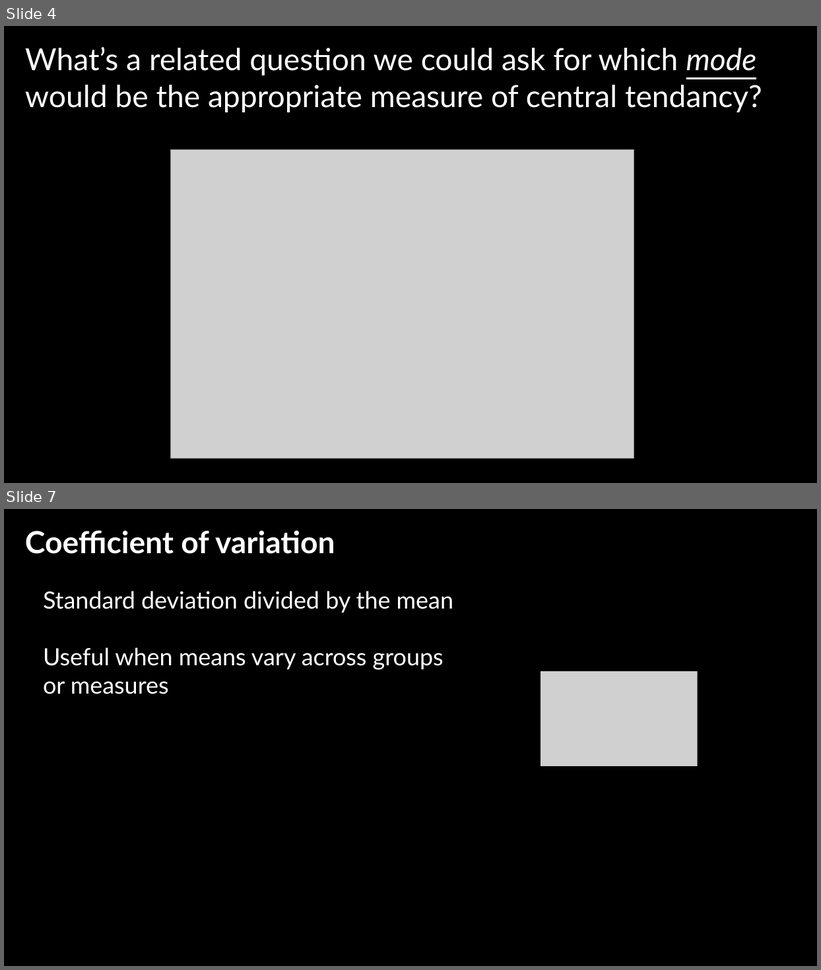
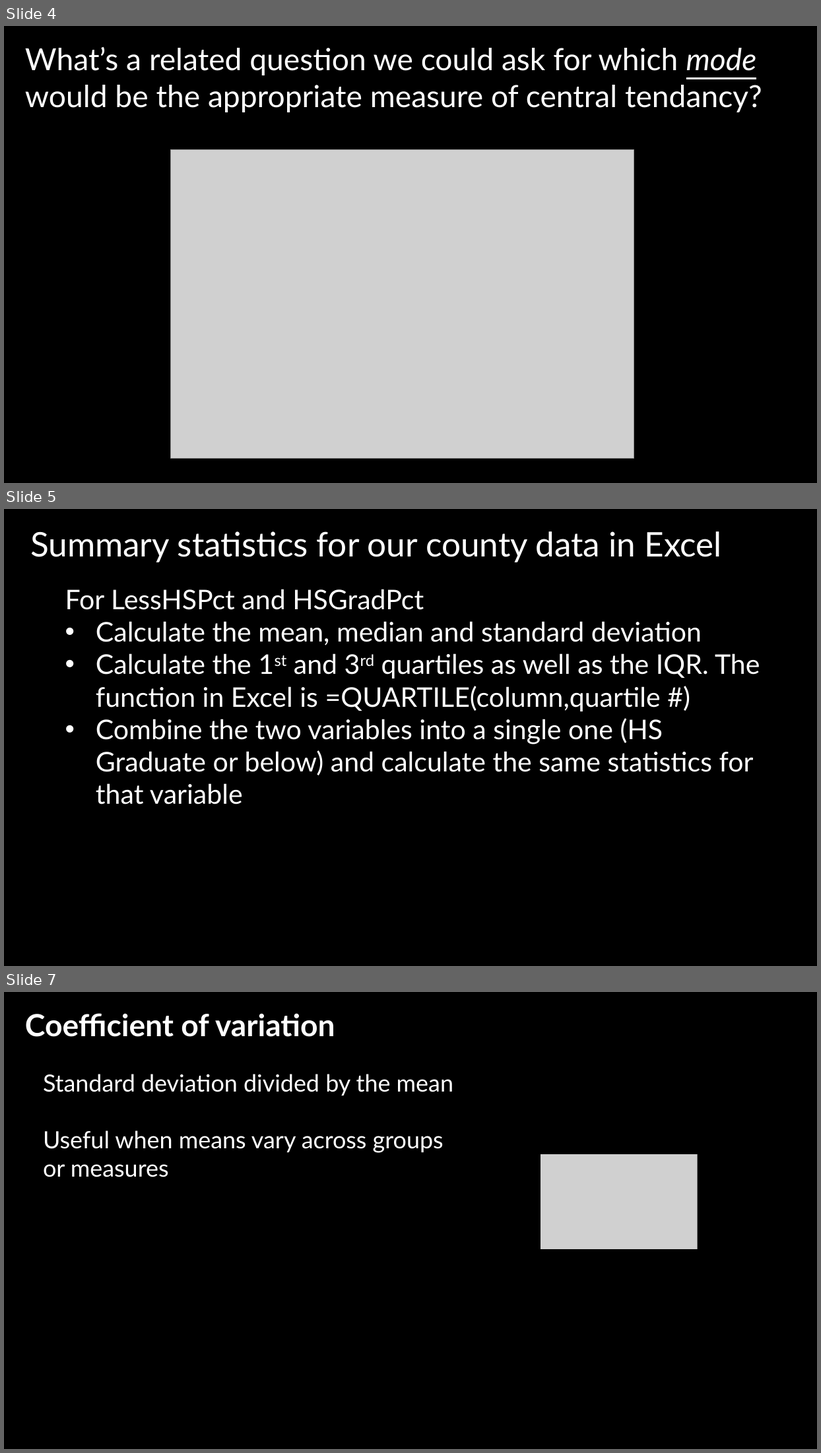
Before and after one commit to jshannon75/geog4300, a slide deck: in_class_slides/geog4300_W03-1 Classification and descriptive stats.pptx. Shown one above the other, each under a label of ours: slides 4 and 7 before the commit, slides 4, 5 and 7 after it; the slides between them are not shown. The pictures are 821x970 and 821x1453 pixels, drawn with LibreOffice and Linux fonts; fonts in the diff are those of the drawing; grey boxes stand for pictures; background and template pictures are left out. Boxes give left, top, right and bottom in pixels: in the first picture for what was removed or moved away, otherwise in the second. Text is boxed around its words. In the diff, an @@ line names an element or a change of style, - is before the commit and + after.

```diff
--- a/in_class_slides/geog4300_W03-1 Classification and descriptive stats.pptx
+++ b/in_class_slides/geog4300_W03-1 Classification and descriptive stats.pptx
@@ slide 5 added at (x1=4, y1=509, x2=817, y2=966), background picture (left out) @@
@@ text added at (x1=30, y1=531, x2=722, y2=562), 40 pt, text #FFFFFF @@
+Summary statistics for our county data in Excel
@@ text added at (x1=65, y1=589, x2=760, y2=776), 32 pt, text #FFFFFF @@
+For LessHSPct and HSGradPct
+• Calculate the mean, median and standard deviation
+• Calculate the 1st and 3rd quartiles as well as the IQR. The function in Excel is =QUARTILE(column,quartile #)
+• Combine the two variables into a single one (HS Graduate or below) and calculate the same statistics for that variable
```
Also in this commit, not shown: 5 slides changed, 1 slide removed, 1 other file.
